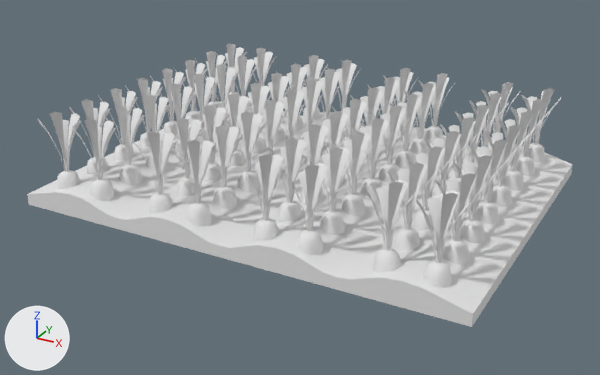
The FBX model ON_LINE MULTI_PLAYER2.0/Assets/Models/Farm.fbx, before and after one commit.
Rendered twice from a 50 mm lens placed at (1.63, -3.07, 1.53), pointed at (-0.01, -0.1, 0.04). Lighting does not change. The marker at lower left points along +X, +Y and +Z. Where no turn or scale is listed for an object, it has been applied to the vertices.

Script lines for the objects in view, before the commit:
```python
me_carrot = bpy.data.meshes.new('Carrot')
me_carrot.from_pydata(...)  # 16000 vertices, 14912 faces; spans x -0.92..0.93, y -0.73..0.73, z 0.0..0.41
me_carrot.materials.append(mat_carrot)  # white #e7e7e7
me_field = bpy.data.meshes.new('Field')
me_field.from_pydata(...)  # 64 vertices, 68 faces; spans x -1.0..1.0, y -0.75..0.75, z 0.0..0.1
me_field.materials.append(mat_field)  # white #e7e7e7
ob_carrot = bpy.data.objects.new('Carrot', me_carrot)
ob_carrot.location = (-0.001, -0.004, 0.048)
ob_field = bpy.data.objects.new('Field', me_field)
ob_field.location = (0.0, 0.0, 0.0)
```
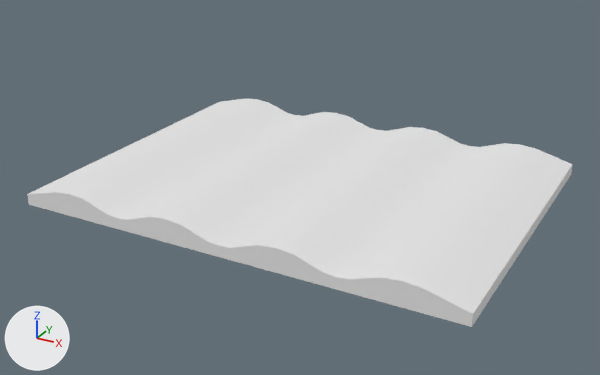
The newer file is also rescaled (x2.0) as a whole; pictures and numbers use the older file's frame.

Changed parts and their boxes (x1, y1, x2, y2) in the pictures (600 x 375 px):
'Carrot', deleted
    before: (38, 44, 561, 288)

Patch to the scene script:
```diff
--- a/ON_LINE MULTI_PLAYER2.0/Assets/Models/Farm.fbx.py
+++ b/ON_LINE MULTI_PLAYER2.0/Assets/Models/Farm.fbx.py
@@ ob_carrot @@
-ob_carrot = bpy.data.objects.new('Carrot', me_carrot)
-ob_carrot.location = (-0.001, -0.004, 0.048)
```
